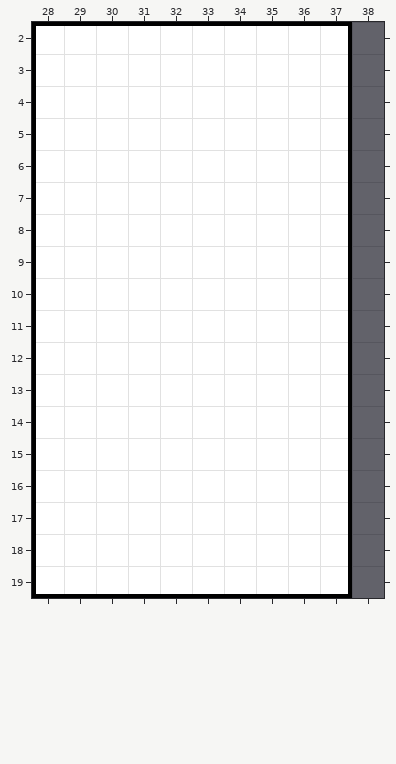
A Tiled map gets an edit: assets/gfx/tileset/menu_map.tmx. Above, as it was before the edit.
Cells are 8x8 px. Shown: x 28..38, y 2..19.
The result:
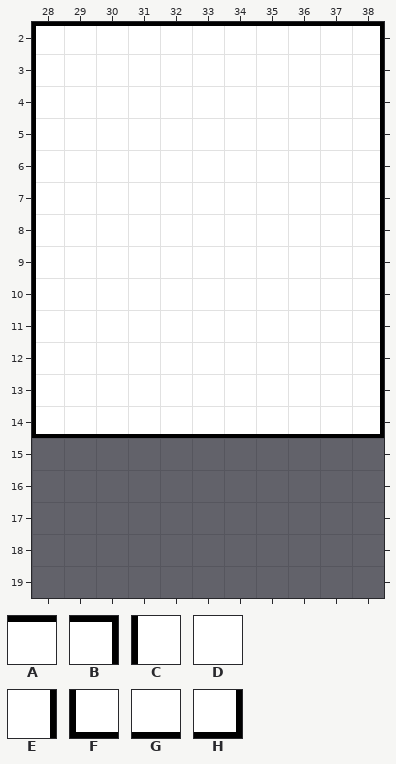
Key: from "menu_tileset": A 1, B 3, C 25, D 26, E 28, F 75, G 76, H 78.
_ is an empty cell.
Edits made:
Layer "player_menu":
y 2: x 37..38 B_ -> AB
y 3..13: x 37..38 E_ -> DE
y 14: x 28..38 CDDDDDDDDE_ -> FGGGGGGGGGH
y 15..18: x 28..37 CDDDDDDDDE -> __________
y 19: x 28..37 FGGGGGGGGH -> __________
Boxes around the changes in both pictures, in picture pixels (x1, y1, x2, y2):
changed: (32, 22, 384, 598)
